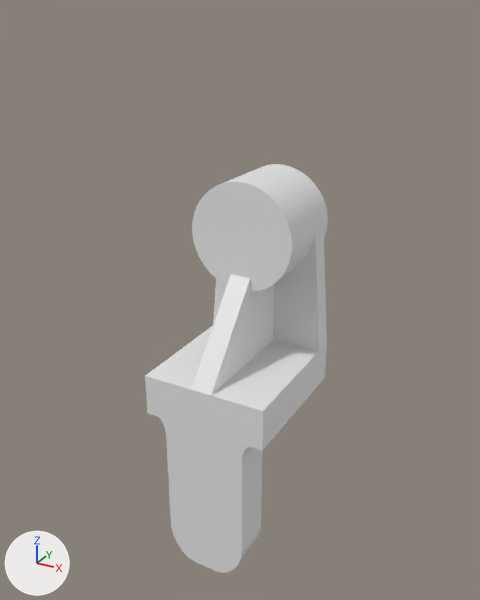
Before and after pictures for a commit that changed the Blender file output/projekt4_polowa.blend.
Before and after are seen from a camera (50 mm lens) standing at (134.0, -210.0, 173.0) and looking at (-2.0, 39.0, 48.0). Arrows for +X, +Y and +Z are at lower left; the lights stay in place. The first picture is the older version.
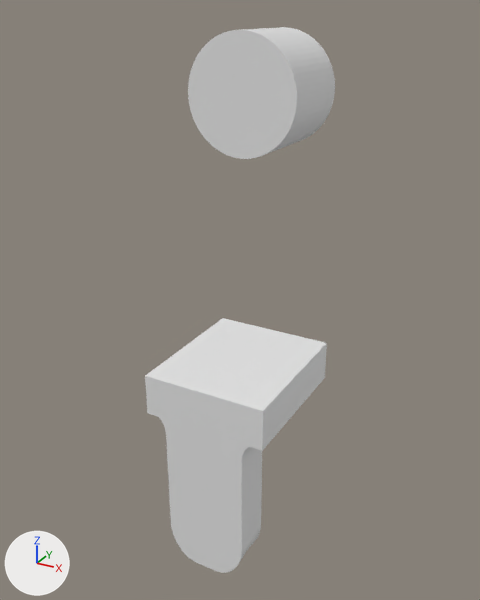
Boxes [x1, y1, x2, y2] around the edits, measured in the pictures (480 x 600 px; the box of a moved part takes in the faces that stretch with it):
'Cube', reshaped (26% shorter): before [145, 226, 327, 573]; after [145, 318, 327, 573]
'Cylinder', moved: before [192, 164, 328, 292]; after [188, 27, 335, 159]
part 1 of me_cube, moved or reshaped: before [154, 226, 327, 573]; after [154, 318, 326, 573]

What changed in the scene script:
```text
Change me_cube:
    used by ob_cube; location = (0.0, 0.0, 0.0)
    remove me_cube.from_pydata(...)  # 179 vertices, 142 faces; spans x 0.0..30.0, y 0.0..70.0, z -80.0..80.0
    add me_cube.from_pydata(...)  # 174 vertices, 131 faces; spans x 0.0..30.0, y 0.0..70.0, z -80.0..20.0
    me_cube part 1
    14 vertices are removed from x 0.0..25.0, y 10.0..70.0, z 32.0..80.0
    35 faces are deleted
    9 vertices are added at x 0.0..30.0, y 0.0..60.0, z -80.0..20.0
    24 new faces join them
Change ob_cylinder:
    ob_cylinder.location: (0.0, 55.0, 80.0) -> (0.0, 55.0, 140.0)
```
